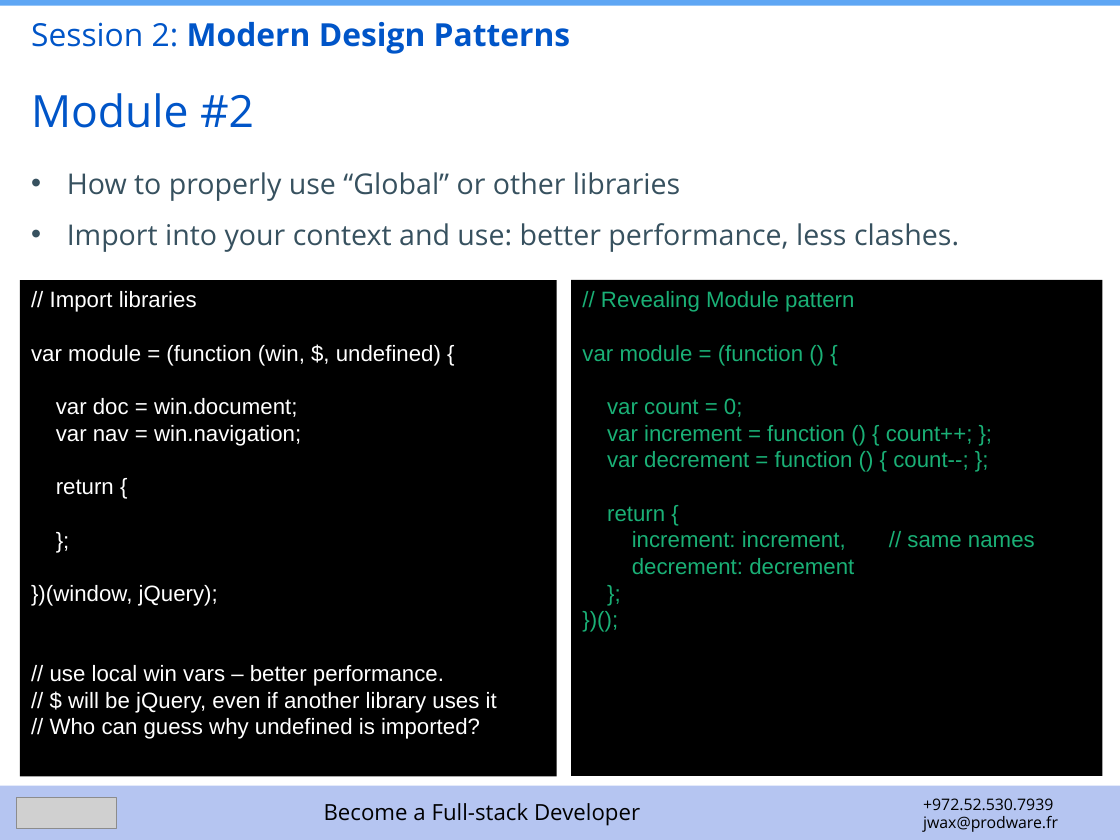
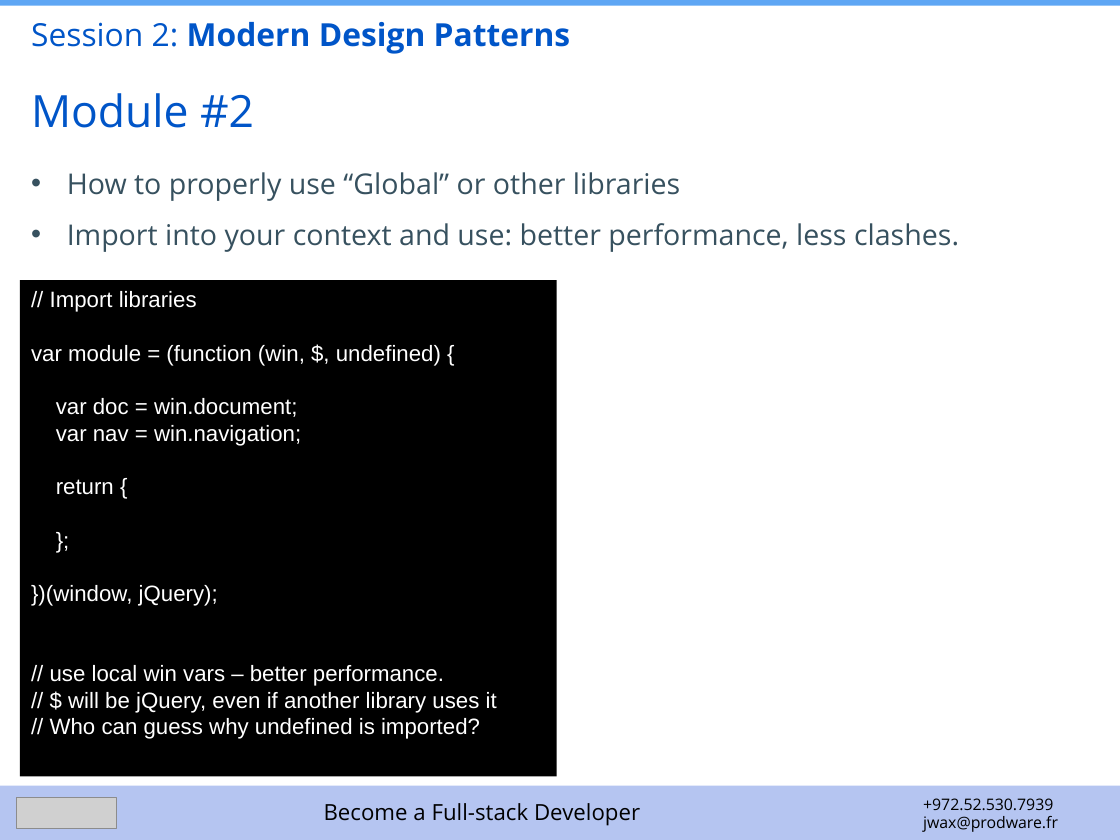
Before and after one commit to jonathanwax/fullstack2, a slide deck: slide 19 of H-Javascript-Design-Patterns/Fullstack_Javascript_Design_Patterns_Training_Presentation.pptx. Drawn at 1120x840 pixels with LibreOffice and Linux fonts; fonts in the diff are those of the drawing; grey boxes stand for pictures. Boxes give left, top, right and bottom in pixels: in the first picture for what was removed or moved away, otherwise in the second. Text is boxed around its words. In the diff, an @@ line names an element or a change of style, - is before the commit and + after.

```diff
--- a/H-Javascript-Design-Patterns/Fullstack_Javascript_Design_Patterns_Training_Presentation.pptx
+++ b/H-Javascript-Design-Patterns/Fullstack_Javascript_Design_Patterns_Training_Presentation.pptx
@@ rectangle removed at [571, 280, 1103, 776] @@
-// Revealing Module pattern
-var module = (function () {
-var count = 0;
-var increment = function () { count++; };
-var decrement = function () { count--; };
-return {
-increment: increment, // same names
-decrement: decrement
-};
-})();
```
Also in this commit, not shown: 6 other files.
